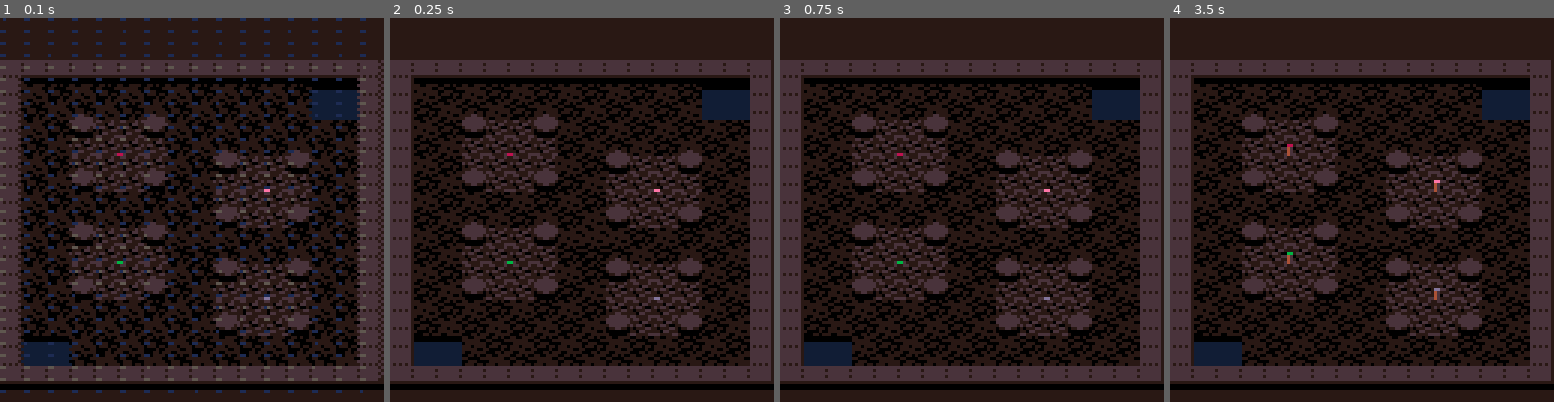
Above: before the commit, frames 1-4 (left to right).
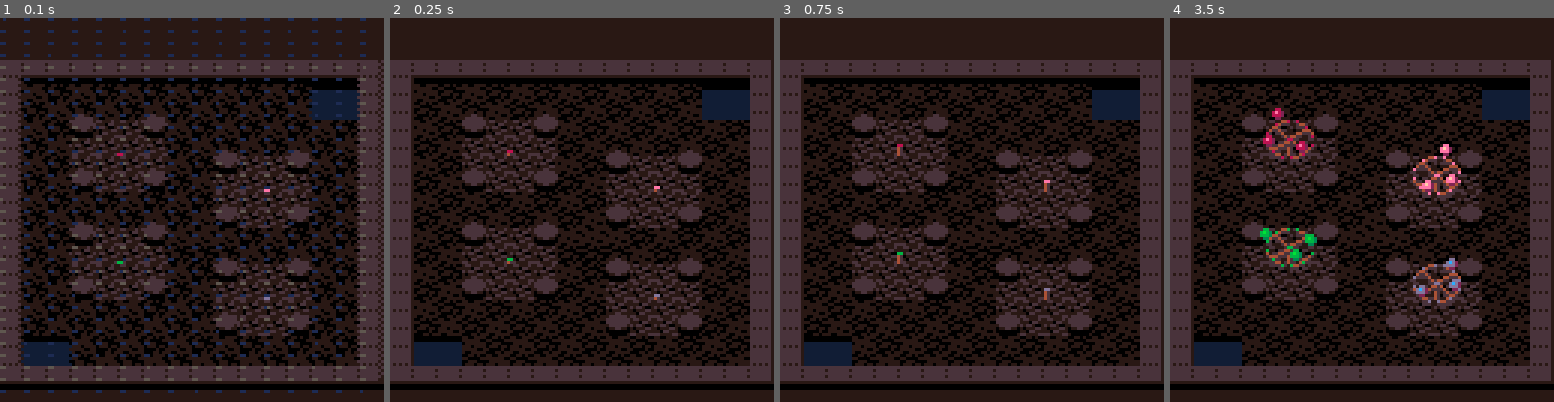
Above: after the commit, the same moments.

Repository: erwinbonsma/WhereToRootPico8
Game: PICO-8 cartridge wheretoroot.p8
Same seed, same stepped clock (60 frames per second), same inputs: the game is played once before the commit and once after it.
Inputs:
- Up to frame 1 (0.1 s): no input
- Up to frame 2 (0.25 s): no input
- Up to frame 3 (0.75 s): no input
- Up to frame 4 (3.5 s): no input

Frame 1 is identical in both runs. In frame 2, 0.1% of the frame differs, in the area x 30-71%, y 34-74%; in frame 3, 0.2%; in frame 4, 2.8%, in the area x 23-76%, y 23-75%.

Commit message:
Add squash animation

Diff:
--- a/wheretoroot.p8
+++ b/wheretoroot.p8
@@ -396,25 +396,48 @@
 end
 
 function seeddrop_anim(args)
- local seed=args[1]
+ local s=args[1]
  local kills=args[2]
 
- seed.vh=0
- while seed.h>0 do
-  seed.vh-=0.04
-  seed.h+=seed.vh
+ s.vh=0
+ while s.h>0 do
+  s.vh-=0.04
+  s.h+=s.vh
   yield()
 
-  if seed.h<4 and kills!=nil then
+  if s.h<4 and kills!=nil then
    for kill in all(kills) do
-    kill.destroy=true
+    if (
+     getmetatable(kill)==seed
+    ) then
+     kill.anim=cowrap(
+      "seedsquash",
+      seedsquash_anim,kill
+     )
+    else
+     kill.destroy=true
+    end
    end
    kills=nil
   end
  end
 
- seed.h=0
- seed.vh=nil
+ s.h=0
+ s.vh=nil
+end
+
+function seedsquash_anim(args)
+ local seed=args[1]
+
+ seed.si=8
+ wait(4)
+
+ while seed.si<10 do
+  seed.si+=1
+  wait(4)
+ end
+
+ seed.destroy=true
 end
 
 function seedsplat_anim(args)
@@ -429,15 +452,8 @@
 
  seed.h=2
  seed.vh=nil
- seed.si=8
- wait(4)
-
- while seed.si<10 do
-  seed.si+=1
-  wait(4)
- end
-
- seed.destroy=true
+
+ seedsquash_anim({seed})
 end
 
 function seedroot_anim(args)
@@ -569,7 +585,7 @@
  o.x=x
  o.y=y
  o.r=o.r or tree_r
- o.growrate=0.05/frate
+ o.growrate=0.25/frate
  o.maxseeds=o.maxseeds or 3
 
  o.age=0
@@ -581,7 +597,7 @@
 function tree:_blossom()
  self.seeds={}
  local angles=create_angles(
-  self.maxseeds,0.2
+  self.maxseeds,0.15
  )
 
  for a in all(angles) do
